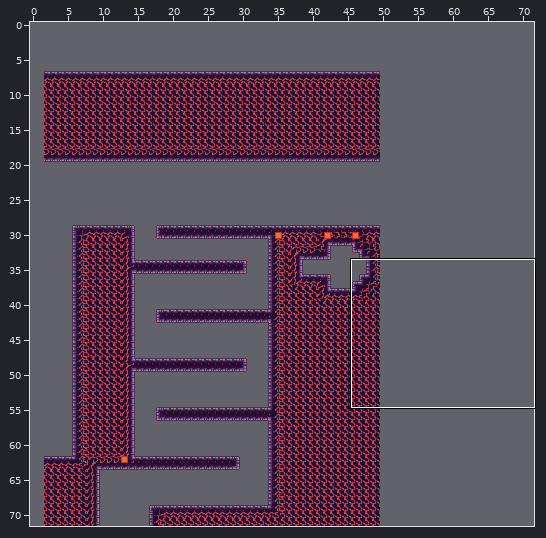
Tiled map (JSON): assets/world/room/fire1a.json. Above, an overview of the earlier version with the close-up marked.
Close-up. Old version:
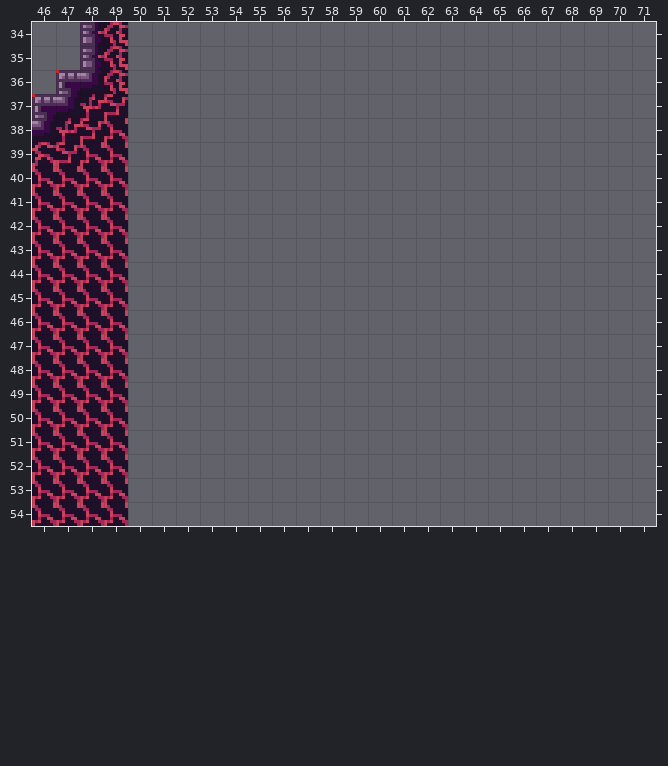
Cells are 8x8 px. Shown: x 46..71, y 34..54. The commit also changed other parts of the map, which this record leaves out. The old version is drawn lined up with the new one. Layer "entity" is drawn -13,-5 px off the grid.
The same view after the edit:
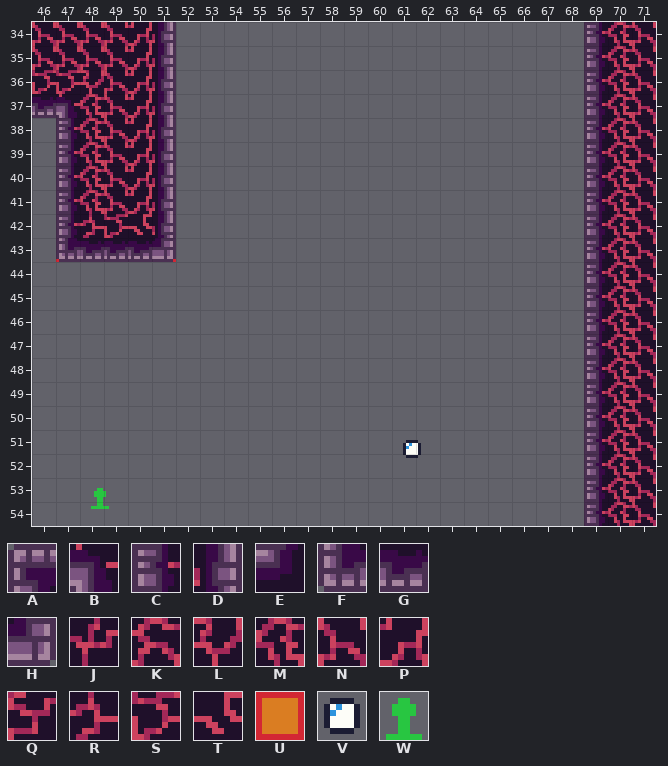
Key: from "fire": A 0, B 4, C 13, D 15, E 17, F 26, G 27, H 28, J 49, K 50, L 61, M 62, N 63, P 64, Q 74, R 75, S 76, T 77; from "tools": U 1 "ground", V 7 "Bubble", W 19 "Checkpoint".
_ is an empty cell, # one hidden under a higher layer.
Diff:
map size 48x80 -> 72x72 cells (old content now starts at 2,-8; both pictures use the new coordinates)
Layer "draft":
y 38..42: x 46 # -> _
y 43: x 46 # -> _; x 51 _ -> U
y 44..54: x 46..49 #### -> ____
Layer "entity":
y 52: x 63 _ -> V
y 54: x 50 _ -> W
Layer "map":
y 34..35: x 46..51 __CM__ -> NNNNPD; x 69..71 ___ -> CMN
y 36: x 46..51 _AEM__ -> SSLNPD; x 69..71 ___ -> CMN
y 37: x 46..51 AEJQ__ -> GBMNPD; x 69..71 ___ -> CMN
y 38: x 46..48 EJQ -> _CM; x 50..51 __ -> PD; x 69..71 ___ -> CMN
y 39: x 46..48 KQN -> _CM; x 50..51 __ -> PD; x 69..71 ___ -> CMN
y 40..41: x 46..48 NNN -> _CM; x 50..51 __ -> PD; x 69..71 ___ -> CMN
y 42: x 46..51 NNNN__ -> _CRSTD; x 69..71 ___ -> CMN
y 43: x 46..51 NNNN__ -> _FGGGH; x 69..71 ___ -> CMN
y 44..54: x 46..49 NNNN -> ____; x 69..71 ___ -> CMN
Pixel boxes of the changes (left, top, right, bottom) in both close-ups:
changed: (32, 22, 176, 526)
added: (584, 22, 656, 526)
added: (403, 440, 421, 458)
